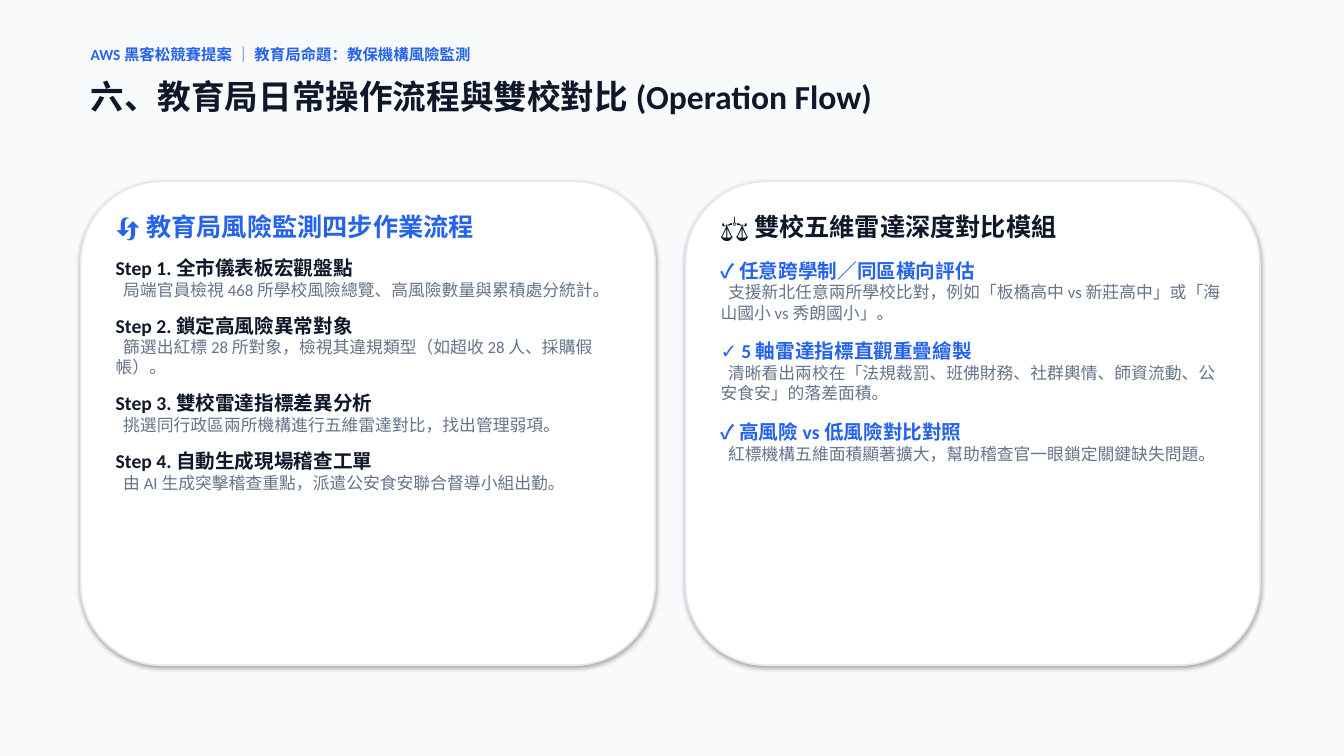
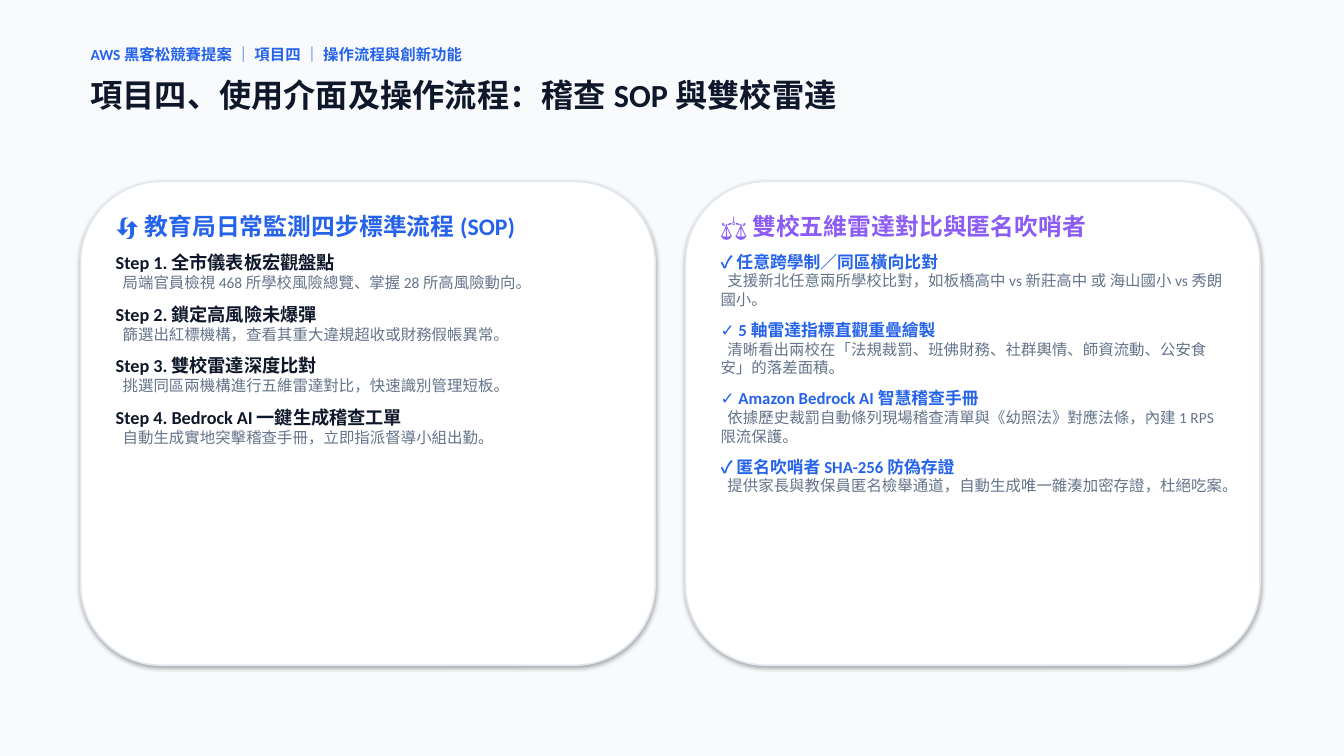
Before and after one commit to oscarlin9398-debug/smart-watchdog, a slide deck: slide 8 of 新北市校園治理情報平台_提案簡報.pptx (slide 7 before the commit). Drawn at 1344x756 pixels with LibreOffice and Linux fonts; fonts in the diff are those of the drawing. Boxes give left, top, right and bottom in pixels: in the first picture for what was removed or moved away, otherwise in the second. Text is boxed around its words. In the diff, an @@ line names an element or a change of style, - is before the commit and + after.

```diff
--- a/新北市校園治理情報平台_提案簡報.pptx
+++ b/新北市校園治理情報平台_提案簡報.pptx
@@ text at bbox=[91, 45, 462, 65]: text changed @@
-AWS 黑客松競賽提案 ｜ 教育局命題：教保機構風險監測
+AWS 黑客松競賽提案 ｜ 項目四 ｜ 操作流程與創新功能
@@ text at bbox=[91, 79, 836, 110]: text changed; size 24 to 23 pt @@
-六、教育局日常操作流程與雙校對比 (Operation Flow)
+項目四、使用介面及操作流程：稽查 SOP 與雙校雷達
@@ text at bbox=[145, 214, 515, 239]: text changed; size 18 to 17 pt @@
-🔄 教育局風險監測四步作業流程
+🔄 教育局日常監測四步標準流程 (SOP)
@@ text at bbox=[721, 214, 1223, 306]: text changed; size 12 to 11 pt @@
-⚖️ 雙校五維雷達深度對比模組
-✓ 任意跨學制／同區橫向評估
-支援新北任意兩所學校比對，例如「板橋高中 vs 新莊高中」或「海山國小 vs 秀朗國小」。
+⚖️ 雙校五維雷達對比與匿名吹哨者
+✓ 任意跨學制／同區橫向比對
+支援新北任意兩所學校比對，如板橋高中 vs 新莊高中 或 海山國小 vs 秀朗國小。
@@ text at bbox=[116, 253, 334, 272]: size 14 to 13 pt in "Step 1. 全市儀表板宏觀盤點"; less space between paragraphs @@
@@ text at bbox=[116, 275, 531, 445]: text changed; size 12 to 11 pt @@
-局端官員檢視 468 所學校風險總覽、高風險數量與累積處分統計。
-Step 2. 鎖定高風險異常對象
-篩選出紅標 28 所對象，檢視其違規類型（如超收 28 人、採購假帳）。
-Step 3. 雙校雷達指標差異分析
-挑選同行政區兩所機構進行五維雷達對比，找出管理弱項。
-Step 4. 自動生成現場稽查工單
-由 AI 生成突擊稽查重點，派遣公安食安聯合督導小組出勤。
+局端官員檢視 468 所學校風險總覽、掌握 28 所高風險動向。
+Step 2. 鎖定高風險未爆彈
+篩選出紅標機構，查看其重大違規超收或財務假帳異常。
+Step 3. 雙校雷達深度比對
+挑選同區兩機構進行五維雷達對比，快速識別管理短板。
+Step 4. Bedrock AI 一鍵生成稽查工單
+自動生成實地突擊稽查手冊，立即指派督導小組出勤。
@@ text at bbox=[721, 319, 1206, 375]: size 14 to 12 pt in "✓ 5 軸雷達指標直觀重疊繪製"; size 12 to 11 pt in "清晰看出兩校在「法規裁罰、班佛財務、社群輿情、師資流動、公安食安」的落差面積。"; less space between paragraphs @@
@@ text at bbox=[721, 390, 1237, 493]: text changed; size 12 to 11 pt @@
-✓ 高風險 vs 低風險對比對照
-紅標機構五維面積顯著擴大，幫助稽查官一眼鎖定關鍵缺失問題。
+✓ Amazon Bedrock AI 智慧稽查手冊
+依據歷史裁罰自動條列現場稽查清單與《幼照法》對應法條，內建 1 RPS 限流保護。
+✓ 匿名吹哨者 SHA-256 防偽存證
+提供家長與教保員匿名檢舉通道，自動生成唯一雜湊加密存證，杜絕吃案。
```
Also in this commit, not shown: 6 other slides changed, 2 slides added, 2 slides removed, 2 other files.
